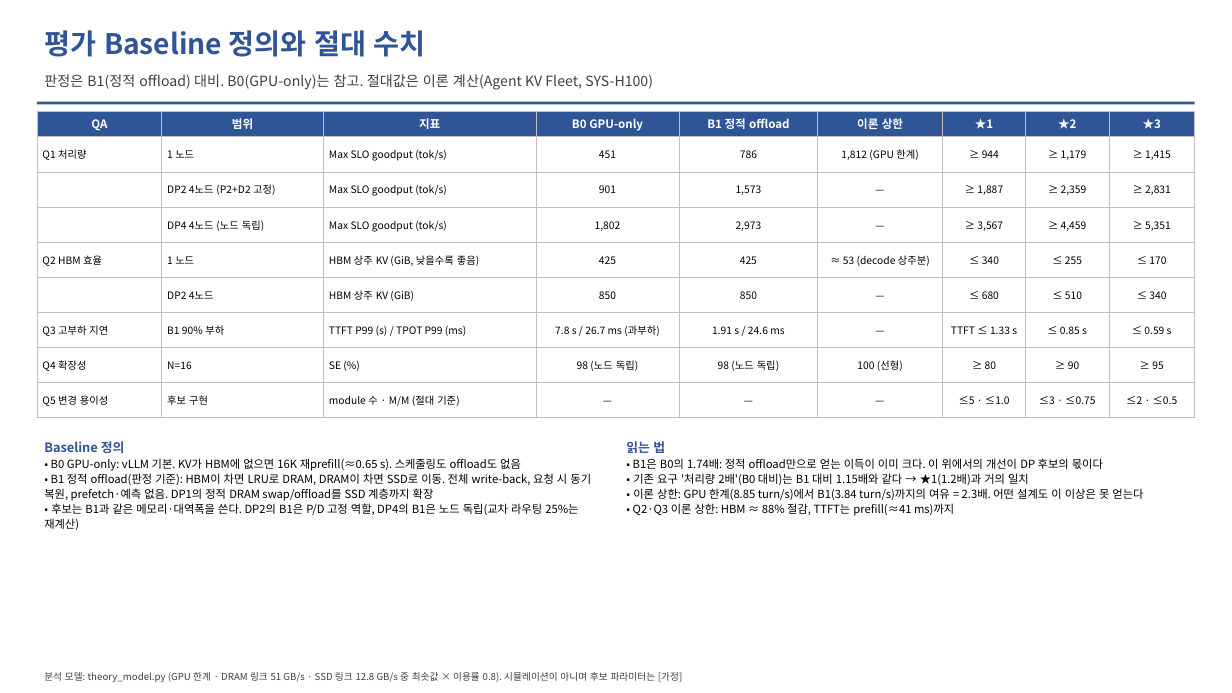
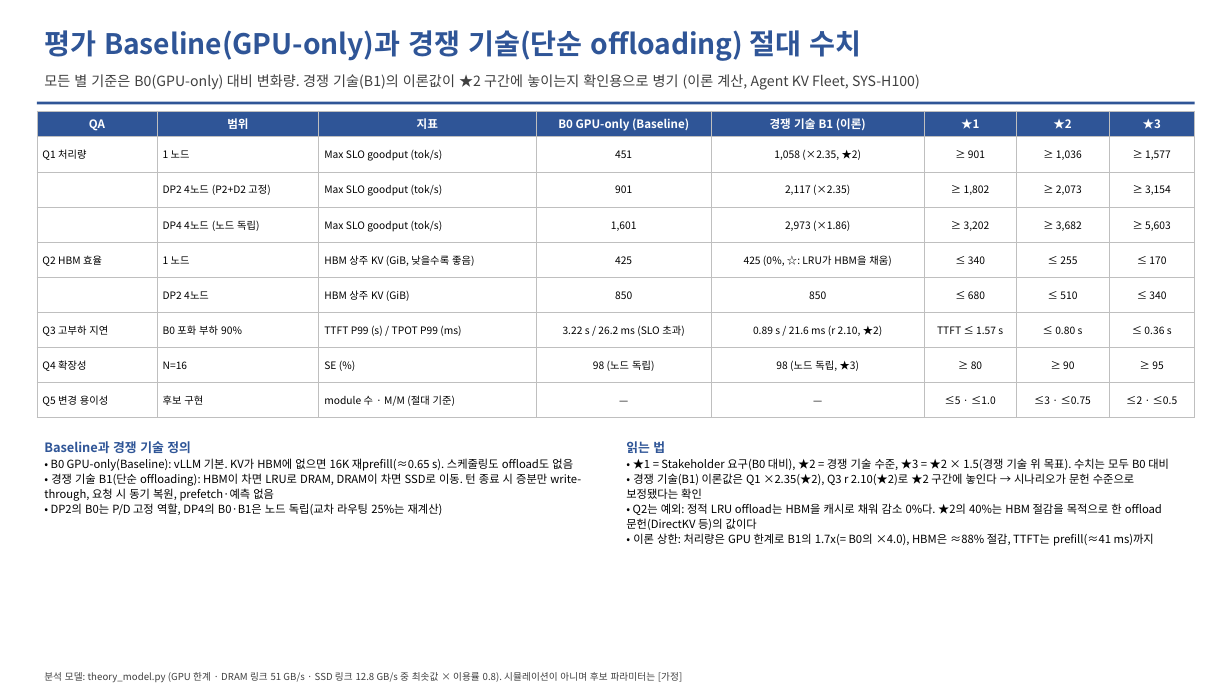
Before and after one commit to mkim0628/vllm, a slide deck: slide 10 of doc-mk/QA-criteria-v4/DP-QA-criteria-v4.pptx. Drawn at 1232x693 pixels with LibreOffice and Linux fonts; fonts in the diff are those of the drawing. Boxes give left, top, right and bottom in pixels: in the first picture for what was removed or moved away, otherwise in the second. Text is boxed around its words. In the diff, an @@ line names an element or a change of style, - is before the commit and + after.

```diff
--- a/doc-mk/QA-criteria-v4/DP-QA-criteria-v4.pptx
+++ b/doc-mk/QA-criteria-v4/DP-QA-criteria-v4.pptx
@@ text at bbox=[44, 30, 862, 61]: text changed @@
-평가 Baseline 정의와 절대 수치
+평가 Baseline(GPU-only)과 경쟁 기술(단순 offloading) 절대 수치
@@ text at bbox=[44, 74, 920, 90]: text changed @@
-판정은 B1(정적 offload) 대비. B0(GPU-only)는 참고. 절대값은 이론 계산(Agent KV Fleet, SYS-H100)
+모든 별 기준은 B0(GPU-only) 대비 변화량. 경쟁 기술(B1)의 이론값이 ★2 구간에 놓이는지 확인용으로 병기 (이론 계산, Agent KV Fleet, SYS-H100)
@@ table at bbox=[37, 111, 1195, 418] @@
-column 2, row 7: B1 90% 부하
+column 2, row 7: B0 포화 부하 90%
-column 4: B0 GPU-only | 451 | 901 | 1,802 | 425 | 850 | 7.8 s / 26.7 ms (과부하) | 98 (노드 독립) | —
-column 5: B1 정적 offload | 786 | 1,573 | 2,973 | 425 | 850 | 1.91 s / 24.6 ms | 98 (노드 독립) | —
-column 6: 이론 상한 | 1,812 (GPU 한계) | — | — | ≈ 53 (decode 상주분) | — | — | 100 (선형) | —
-column 7: ★1 | ≥ 944 | ≥ 1,887 | ≥ 3,567 | ≤ 340 | ≤ 680 | TTFT ≤ 1.33 s | ≥ 80 | ≤5 · ≤1.0
-column 8: ★2 | ≥ 1,179 | ≥ 2,359 | ≥ 4,459 | ≤ 255 | ≤ 510 | ≤ 0.85 s | ≥ 90 | ≤3 · ≤0.75
-column 9: ★3 | ≥ 1,415 | ≥ 2,831 | ≥ 5,351 | ≤ 170 | ≤ 340 | ≤ 0.59 s | ≥ 95 | ≤2 · ≤0.5
+column 4: B0 GPU-only (Baseline) | 451 | 901 | 1,601 | 425 | 850 | 3.22 s / 26.2 ms (SLO 초과) | 98 (노드 독립) | —
+column 5: 경쟁 기술 B1 (이론) | 1,058 (×2.35, ★2) | 2,117 (×2.35) | 2,973 (×1.86) | 425 (0%, ☆: LRU가 HBM을 채움) | 850 | 0.89 s / 21.6 ms (r 2.10, ★2) | 98 (노드 독립, ★3) | —
+column 6: ★1 | ≥ 901 | ≥ 1,802 | ≥ 3,202 | ≤ 340 | ≤ 680 | TTFT ≤ 1.57 s | ≥ 80 | ≤5 · ≤1.0
+column 7: ★2 | ≥ 1,036 | ≥ 2,073 | ≥ 3,682 | ≤ 255 | ≤ 510 | ≤ 0.80 s | ≥ 90 | ≤3 · ≤0.75
+column 8: ★3 | ≥ 1,577 | ≥ 3,154 | ≥ 5,603 | ≤ 170 | ≤ 340 | ≤ 0.36 s | ≥ 95 | ≤2 · ≤0.5
@@ text at bbox=[44, 441, 581, 515]: text changed @@
-Baseline 정의
-• B0 GPU-only: vLLM 기본. KV가 HBM에 없으면 16K 재prefill(≈0.65 s). 스케줄링도 offload도 없음
-• B1 정적 offload(판정 기준): HBM이 차면 LRU로 DRAM, DRAM이 차면 SSD로 이동. 전체 write-back, 요청 시 동기 복원, prefetch·예측 없음. DP1의 정적 DRAM swap/offload를 SSD 계층까지 확장
-• 후보는 B1과 같은 메모리·대역폭을 쓴다. DP2의 B1은 P/D 고정 역할, DP4의 B1은 노드 독립(교차 라우팅 25%는 재계산)
+Baseline과 경쟁 기술 정의
+• B0 GPU-only(Baseline): vLLM 기본. KV가 HBM에 없으면 16K 재prefill(≈0.65 s). 스케줄링도 offload도 없음
+• 경쟁 기술 B1(단순 offloading): HBM이 차면 LRU로 DRAM, DRAM이 차면 SSD로 이동. 턴 종료 시 증분만 write-through, 요청 시 동기 복원, prefetch·예측 없음
+• DP2의 B0는 P/D 고정 역할, DP4의 B0·B1은 노드 독립(교차 라우팅 25%는 재계산)
@@ text at bbox=[626, 458, 1169, 546]: text changed @@
-• B1은 B0의 1.74배: 정적 offload만으로 얻는 이득이 이미 크다. 이 위에서의 개선이 DP 후보의 몫이다
-• 기존 요구 '처리량 2배'(B0 대비)는 B1 대비 1.15배와 같다 → ★1(1.2배)과 거의 일치
-• 이론 상한: GPU 한계(8.85 turn/s)에서 B1(3.84 turn/s)까지의 여유 = 2.3배. 어떤 설계도 이 이상은 못 얻는다
-• Q2·Q3 이론 상한: HBM ≈ 88% 절감, TTFT는 prefill(≈41 ms)까지
+• ★1 = Stakeholder 요구(B0 대비), ★2 = 경쟁 기술 수준, ★3 = ★2 × 1.5(경쟁 기술 위 목표). 수치는 모두 B0 대비
+• 경쟁 기술(B1) 이론값은 Q1 ×2.35(★2), Q3 r 2.10(★2)로 ★2 구간에 놓인다 → 시나리오가 문헌 수준으로 보정됐다는 확인
+• Q2는 예외: 정적 LRU offload는 HBM을 캐시로 채워 감소 0%다. ★2의 40%는 HBM 절감을 목적으로 한 offload 문헌(DirectKV 등)의 값이다
+• 이론 상한: 처리량은 GPU 한계로 B1의 1.7x(= B0의 ×4.0), HBM은 ≈88% 절감, TTFT는 prefill(≈41 ms)까지
```
Also in this commit, not shown: 17 other slides changed, 5 other files.
